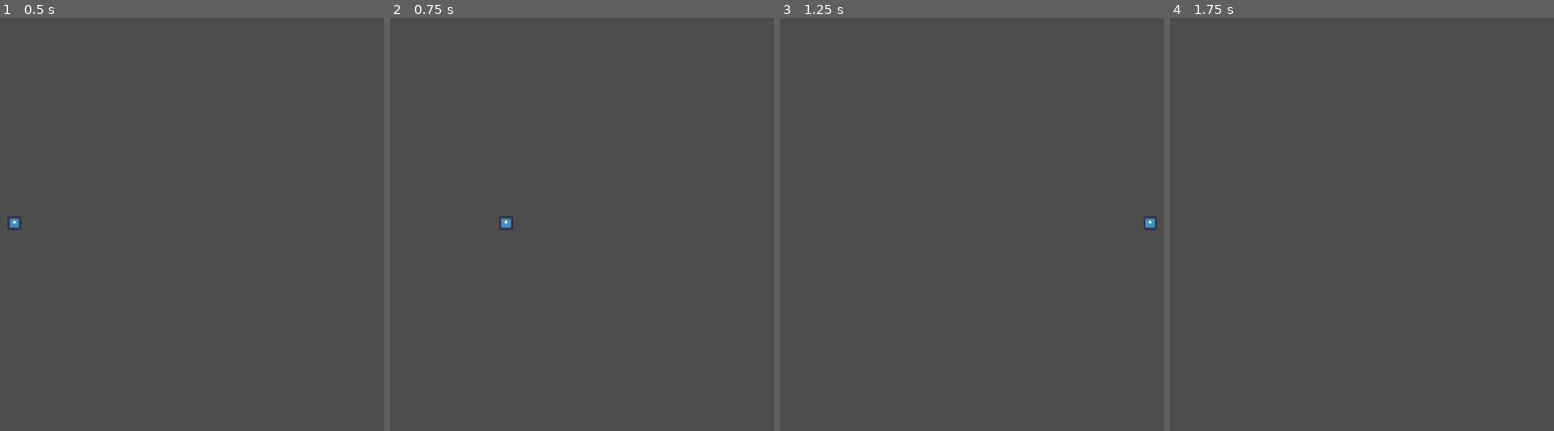
Above: before the commit, frames 1-4 (left to right).
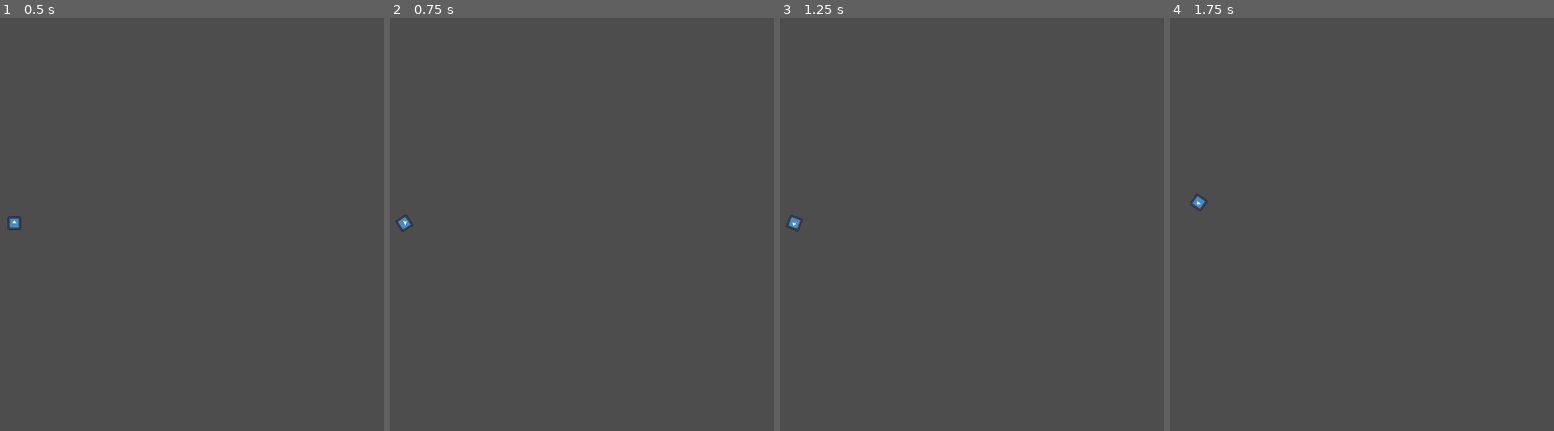
Above: after the commit, the same moments.

Repository: Svenpai304/GodotIntro
Game: Godot game, scene res://TestScene.tscn
Two runs of this game, one before a commit and one after it. Both use one fixed random seed, a clock stepped at 60 frames per second and the inputs below. The engine's default icon, where the game draws it, is replaced by a stand-in: a white triangle on a blue panel in a dark square.
Inputs:
- Up to frame 1 (0.5 s): no input
- Up to frame 2 (0.75 s): tap Enter at 0.5 s; hold Right (ui_right) from 0.53 s (still down)
- Up to frame 3 (1.25 s): keep holding Right (ui_right)
- Up to frame 4 (1.75 s): release Right (ui_right) at 1.28 s; hold Down (ui_down) from 1.28 s (still down)

Frame 1 is identical in both runs. In frame 2, 0.2% of the frame differs, in the area x 1-33%, y 47-52%; in frame 3, 0.2%; in frame 4, less than 0.1%.

Commit message:
Added space movement

Diff:
--- a/IntroProject/PlayerMove.gd
+++ b/IntroProject/PlayerMove.gd
@@ -1,7 +1,8 @@
-extends Sprite2D
+extends CharacterBody2D
 
-@export var speed = 80
-var motion = Vector2()
+@export var speed = 40
+@export var rotation_speed = 5
+@export var friction = 0.4
 
 # Called when the node enters the scene tree for the first time.
 func _ready():
@@ -9,16 +10,12 @@
 
 
 func _physics_process(delta):
-	motion = Vector2.ZERO
-	if Input.is_action_pressed("ui_left"):
-		motion.x = -speed
-	if Input.is_action_pressed("ui_right"):
-		motion.x = speed
-	if Input.is_action_pressed("ui_up"):
-		motion.y = -speed
-	if Input.is_action_pressed("ui_down"):
-		motion.y = speed
-	if(motion.length_squared() > 0):
-		print_debug("Moving")
-	move_local_x(motion.normalized().x * speed, delta)
-	move_local_y(motion.normalized().y * speed, delta)
+	var rotate_dir = Input.get_axis("ui_left", "ui_right")
+	var move_dir = Input.get_axis("ui_down", "ui_up")
+
+	if(rotate_dir != 0):
+		rotate(rotation_speed * rotate_dir * delta)
+	if(move_dir != 0):
+		velocity += transform.y * -move_dir * speed
+	velocity -= velocity * friction * delta
+	move_and_slide()
--- a/IntroProject/TestScene.tscn
+++ b/IntroProject/TestScene.tscn
@@ -1,15 +1,20 @@
-[gd_scene load_steps=3 format=3 uid="uid://dtyuxtyx0212q"]
+[gd_scene load_steps=4 format=3 uid="uid://dtyuxtyx0212q"]
 
 [ext_resource type="Texture2D" uid="uid://dnla3scsnne7k" path="res://icon.svg" id="1_2sqon"]
 [ext_resource type="Script" path="res://PlayerMove.gd" id="1_x76mf"]
 
+[sub_resource type="RectangleShape2D" id="RectangleShape2D_66pnp"]
+
 [node name="Node2D" type="Node2D"]
-
-[node name="Node2D" type="Node2D" parent="."]
-
-[node name="Sprite2D" type="Sprite2D" parent="."]
-texture = ExtResource("1_2sqon")
-script = ExtResource("1_x76mf")
 
 [node name="Camera2D" type="Camera2D" parent="."]
 zoom = Vector2(0.165, 0.165)
+
+[node name="CharacterBody2D" type="CharacterBody2D" parent="."]
+script = ExtResource("1_x76mf")
+
+[node name="Sprite2D" type="Sprite2D" parent="CharacterBody2D"]
+texture = ExtResource("1_2sqon")
+
+[node name="CollisionShape2D" type="CollisionShape2D" parent="CharacterBody2D"]
+shape = SubResource("RectangleShape2D_66pnp")
